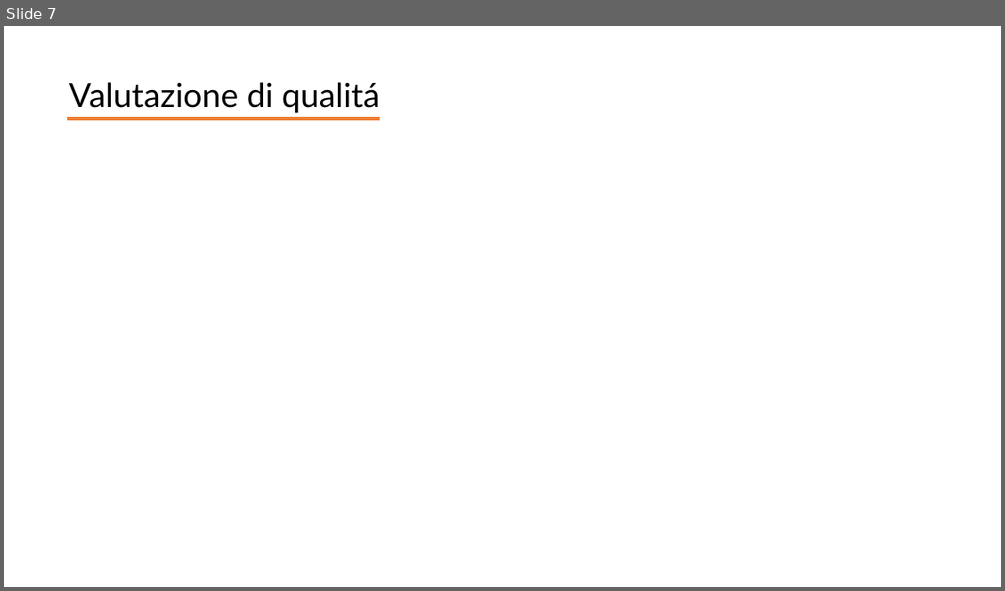
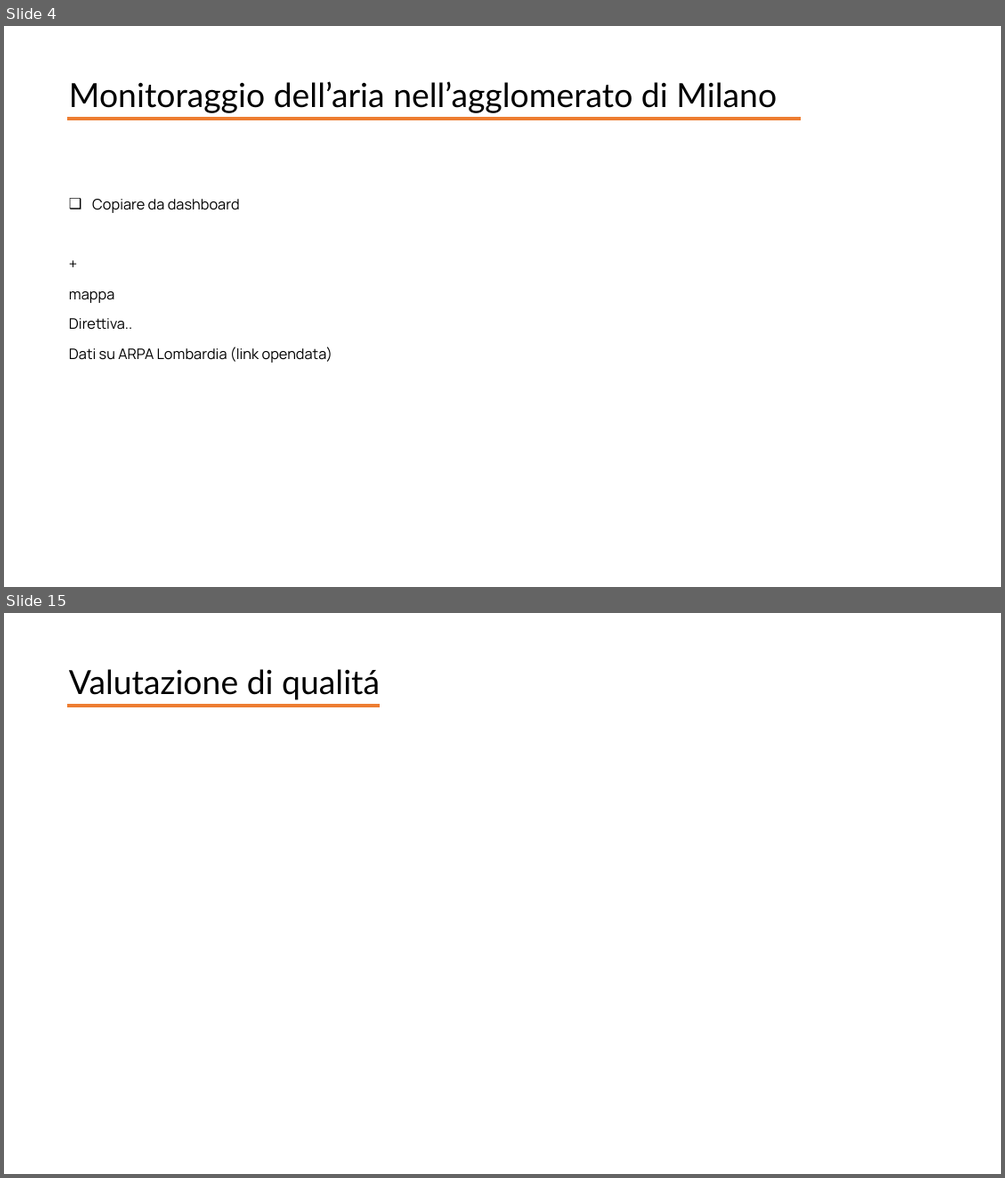
Before and after one commit to giocoal/air-quality-milano-interactive-data-visualization-tableau, a slide deck: Report/Report_progetto_Carbone_Cavallaro_Marconzini_Scuri.pptx. Shown one above the other, each under a label of ours: slide 7 before the commit, slides 4 and 15 after it; the slides between them are not shown. The pictures are 1005x591 and 1005x1178 pixels, drawn with LibreOffice and Linux fonts; fonts in the diff are those of the drawing. Boxes give left, top, right and bottom in pixels: in the first picture for what was removed or moved away, otherwise in the second. Text is boxed around its words. In the diff, an @@ line names an element or a change of style, - is before the commit and + after.

```diff
--- a/Report/Report_progetto_Carbone_Cavallaro_Marconzini_Scuri.pptx
+++ b/Report/Report_progetto_Carbone_Cavallaro_Marconzini_Scuri.pptx
@@ slide 4 added at (4, 26, 1001, 587), background #FFFFFF @@
@@ text added at (69, 81, 777, 113), 32 pt, text #000000 @@
+Monitoraggio dell’aria nell’agglomerato di Milano
@@ line added from (67, 119) to (801, 119), #ED7D31 3 pt @@
@@ text added at (69, 199, 332, 362), 14 pt, text #000000 @@
+❑ Copiare da dashboard
++
+mappa
+Direttiva..
+Dati su ARPA Lombardia (link opendata)
@@ what was slide 7 is now slide 15 @@
```
Also in this commit, not shown: 6 slides changed, 8 other slides added, 1 slide removed.
